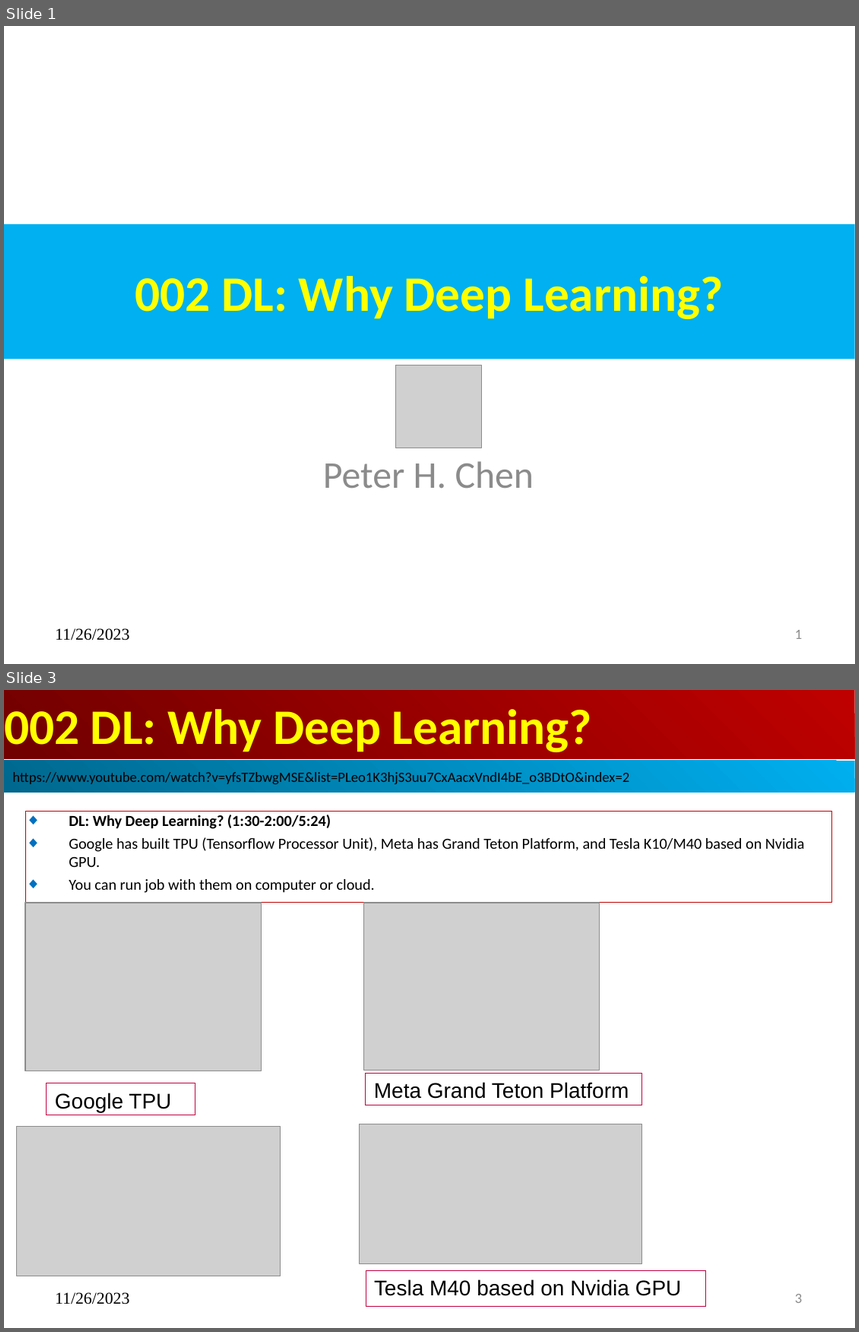
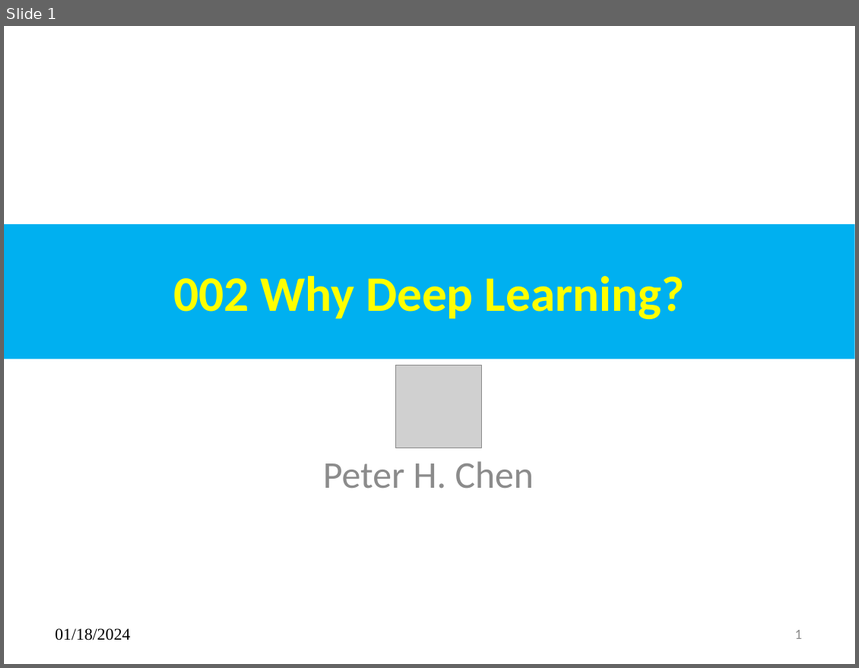
Before and after one commit to peterhchen/AIU_CS512_DL, a slide deck: 000_Lecture_Project/w01_Intro/02_Why_DP.pptx. Shown one above the other, each under a label of ours: slides 1 and 3 before the commit, slide 1 after it; the slides between them are not shown. The pictures are 859x1332 and 859x668 pixels, drawn with LibreOffice and Linux fonts; fonts in the diff are those of the drawing; grey boxes stand for pictures. Boxes give left, top, right and bottom in pixels: in the first picture for what was removed or moved away, otherwise in the second. Text is boxed around its words. In the diff, an @@ line names an element or a change of style, - is before the commit and + after.

```diff
--- a/000_Lecture_Project/w01_Intro/02_Why_DP.pptx
+++ b/000_Lecture_Project/w01_Intro/02_Why_DP.pptx
@@ slide 3 removed at <box>4,690,855,1328</box>, background #FFFFFF @@
@@ title removed at <box>4,690,855,759</box> @@
-002 DL: Why Deep Learning?
@@ rectangle removed at <box>4,761,854,792</box> @@
-https://www.youtube.com/watch?v=yfsTZbwgMSE&list=PLeo1K3hjS3uu7CxAacxVndI4bE_o3BDtO&index=2
@@ subtitle removed at <box>25,811,832,903</box> @@
-◆ DL: Why Deep Learning? (1:30-2:00/5:24)
-◆ Google has built TPU (Tensorflow Processor Unit), Meta has Grand Teton Platform, and Tesla K10/M40 based on Nvidia GPU.
-◆ You can run job with them on computer or cloud.
@@ picture removed at <box>25,903,261,1072</box> @@
@@ picture removed at <box>364,903,600,1071</box> @@
@@ rectangle removed at <box>366,1073,642,1106</box> @@
-Meta Grand Teton Platform
@@ rectangle removed at <box>47,1083,196,1116</box> @@
-Google TPU
@@ picture removed at <box>17,1127,281,1277</box> @@
@@ picture removed at <box>360,1124,642,1264</box> @@
@@ rectangle removed at <box>366,1271,706,1307</box> @@
-Tesla M40 based on Nvidia GPU
@@ text removed at <box>55,1293,130,1305</box> @@
-11/26/2023
@@ page number removed at <box>795,1294,802,1303</box> @@
-3
@@ slide 1 changed as well @@
@@ title at <box>173,276,685,319</box>: text changed @@
-002 DL: Why Deep Learning?
+002 Why Deep Learning?
@@ text at <box>55,629,130,641</box>: text changed @@
-11/26/2023
+01/18/2024
```
Also in this commit, not shown: 5 slides added, 3 other slides removed.
